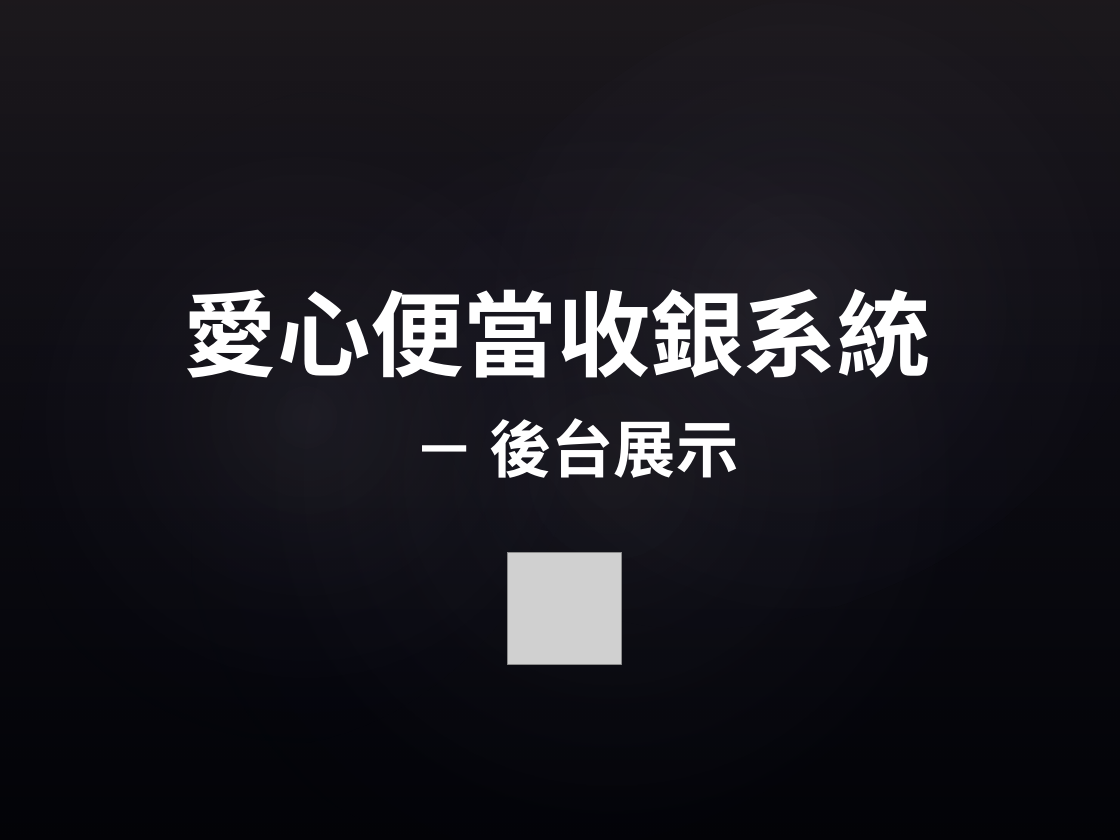
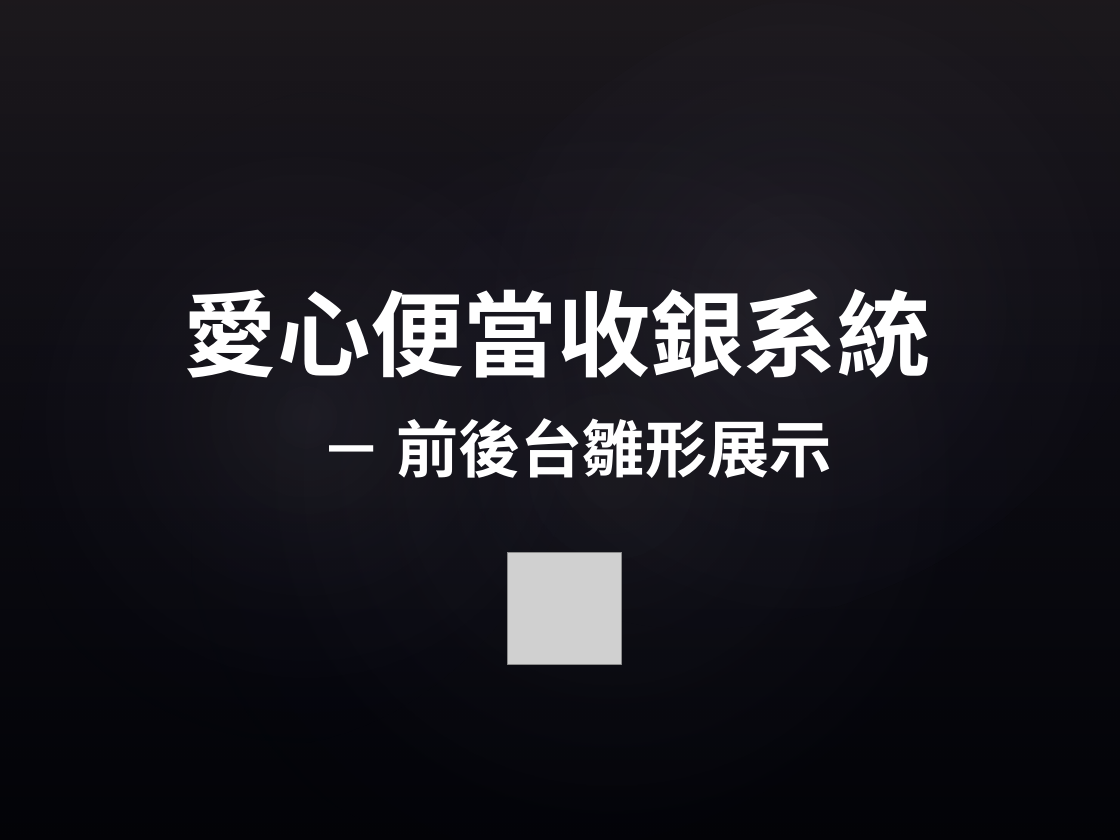
Before and after one commit to explooosion/iShareLoveMeal, a slide deck: slide 1 of doc/愛心便當收銀系統.pptx. Drawn at 1120x840 pixels with LibreOffice and Linux fonts; fonts in the diff are those of the drawing; grey boxes stand for pictures; background and template pictures are left out. Boxes give left, top, right and bottom in pixels: in the first picture for what was removed or moved away, otherwise in the second. Text is boxed around its words. In the diff, an @@ line names an element or a change of style, - is before the commit and + after.

```diff
--- a/doc/愛心便當收銀系統.pptx
+++ b/doc/愛心便當收銀系統.pptx
@@ text at (x1=396, y1=418, x2=831, y2=478): text changed @@
-－ 後台展示
+－ 前後台雛形展示
```
Also in this commit, not shown: 10 slides added.
